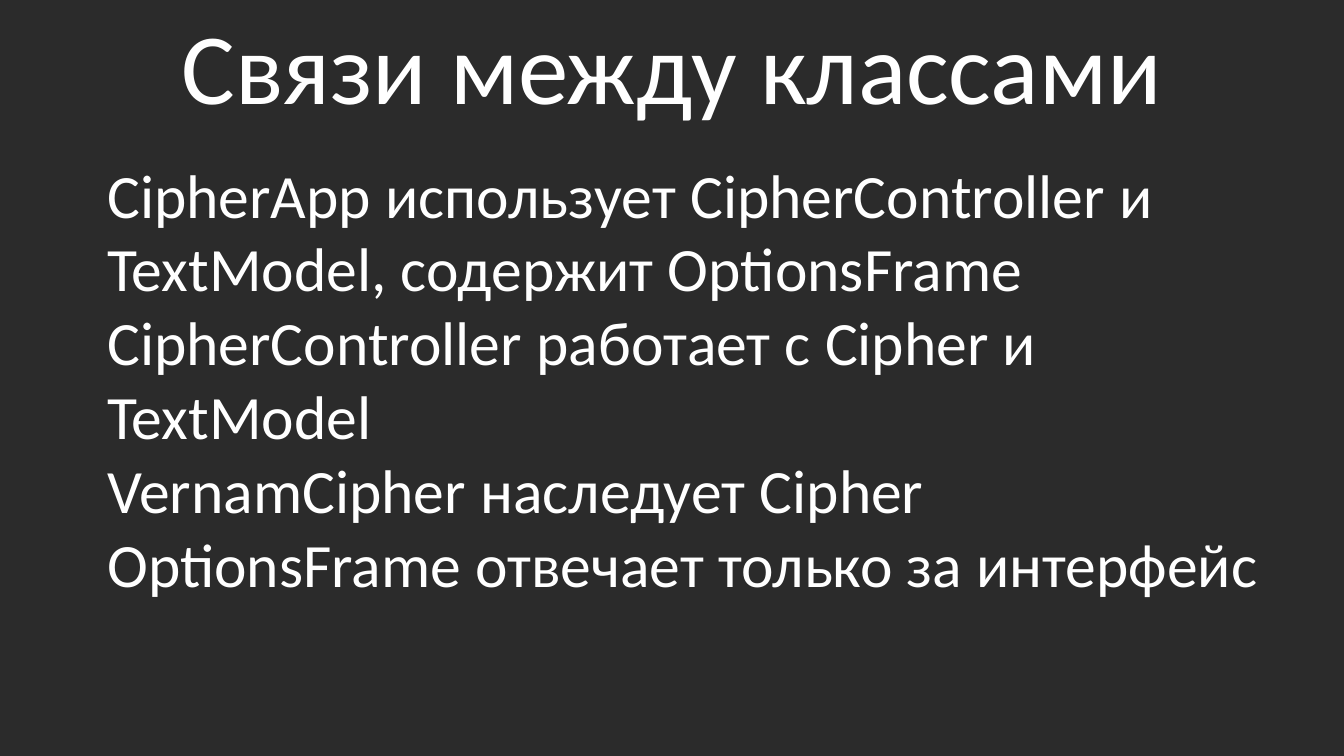
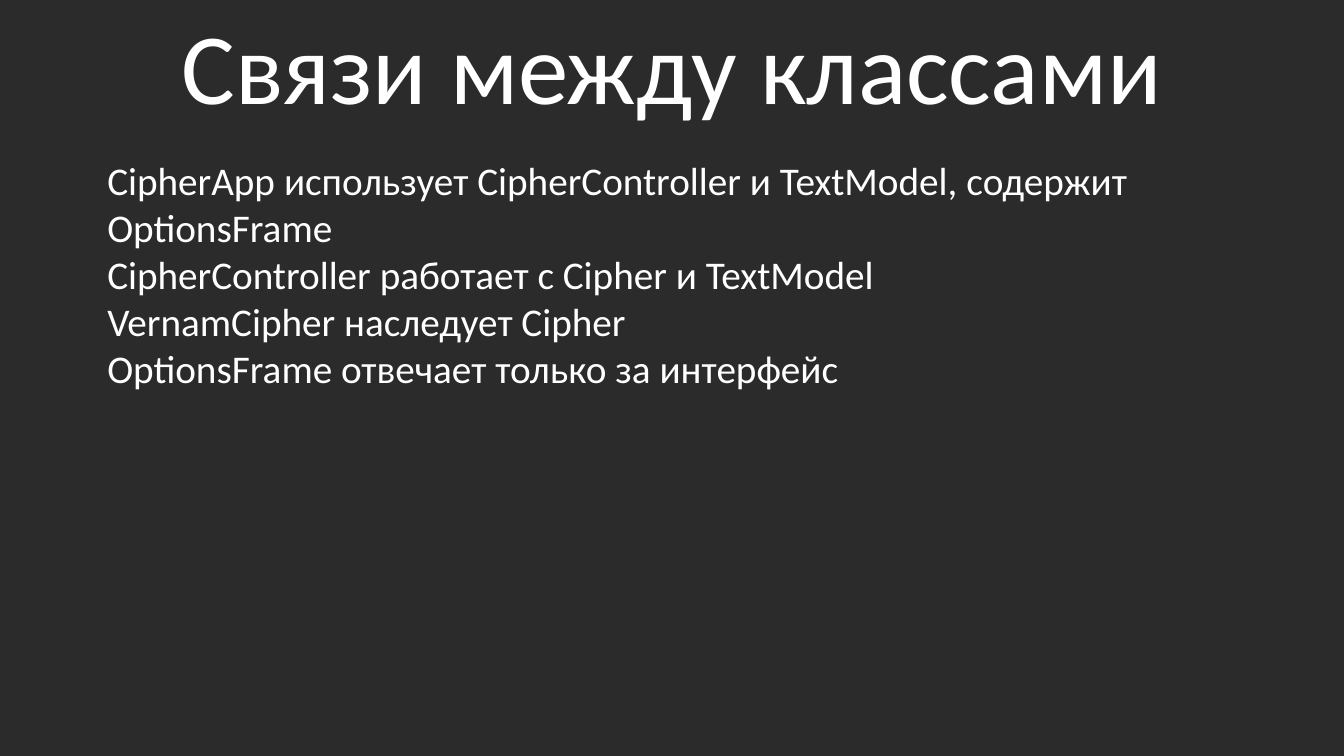
Before and after one commit to VoidGl1tch/vernam-cipher, a slide deck: slide 13 of proekt1.pptx (slide 14 before the commit). Drawn at 1344x756 pixels with LibreOffice and Linux fonts; fonts in the diff are those of the drawing; background and template pictures are left out; a plain dark background stands for a picture behind light text. Boxes give left, top, right and bottom in pixels: in the first picture for what was removed or moved away, otherwise in the second. Text is boxed around its words. In the diff, an @@ line names an element or a change of style, - is before the commit and + after.

```diff
--- a/proekt1.pptx
+++ b/proekt1.pptx
@@ text "CipherApp использует CipherController и TextModel, ..." at bbox=[107, 167, 1127, 390]: size 44 to 28 pt @@
```
Also in this commit, not shown: 1 other slide changed.
